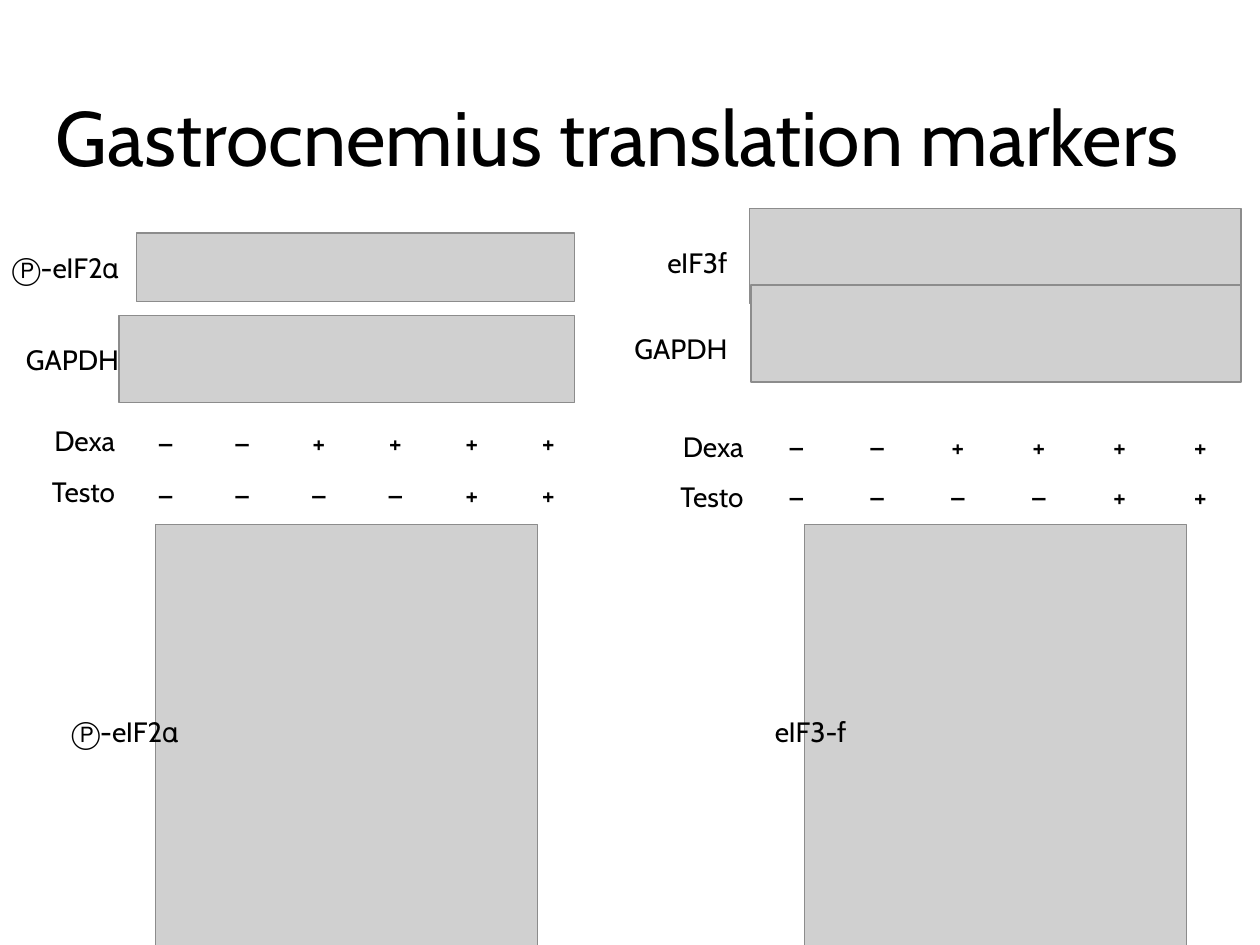
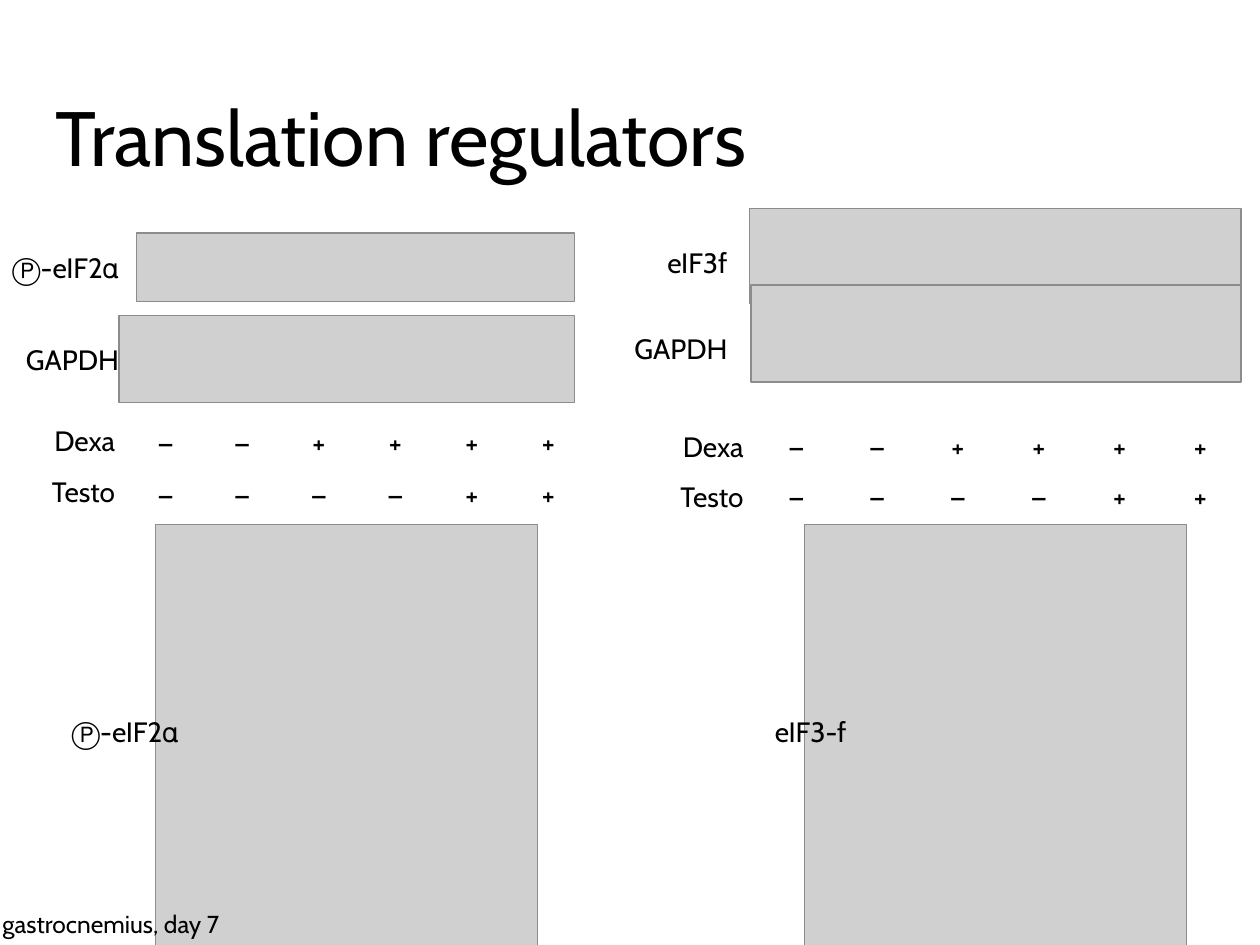
Before and after one commit to nvalexander/dissertation, a slide deck: slide 32 of defense.pptx. Drawn at 1260x945 pixels with LibreOffice and Linux fonts; fonts in the diff are those of the drawing; grey boxes stand for pictures. Boxes give left, top, right and bottom in pixels: in the first picture for what was removed or moved away, otherwise in the second. Text is boxed around its words. In the diff, an @@ line names an element or a change of style, - is before the commit and + after.

```diff
--- a/defense.pptx
+++ b/defense.pptx
@@ title at bbox=[56, 108, 747, 183]: text changed @@
-Gastrocnemius translation markers
+Translation regulators
@@ text added at bbox=[2, 913, 219, 939], 14 pt, text #000000 @@
+gastrocnemius, day 7
```
Also in this commit, not shown: 1 slide added, 1 other file.
